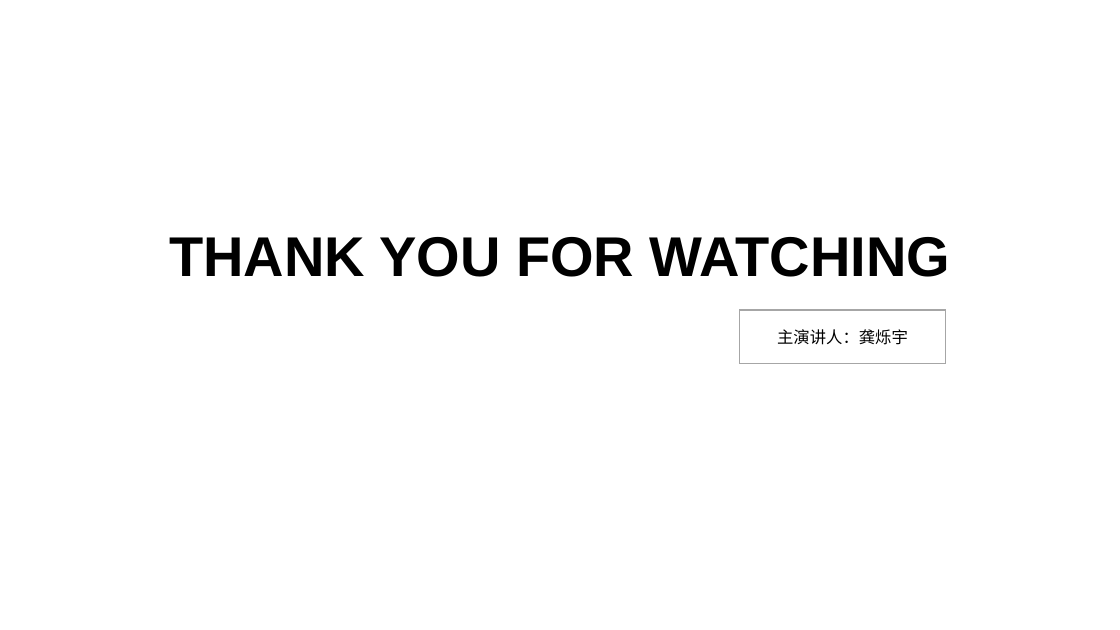
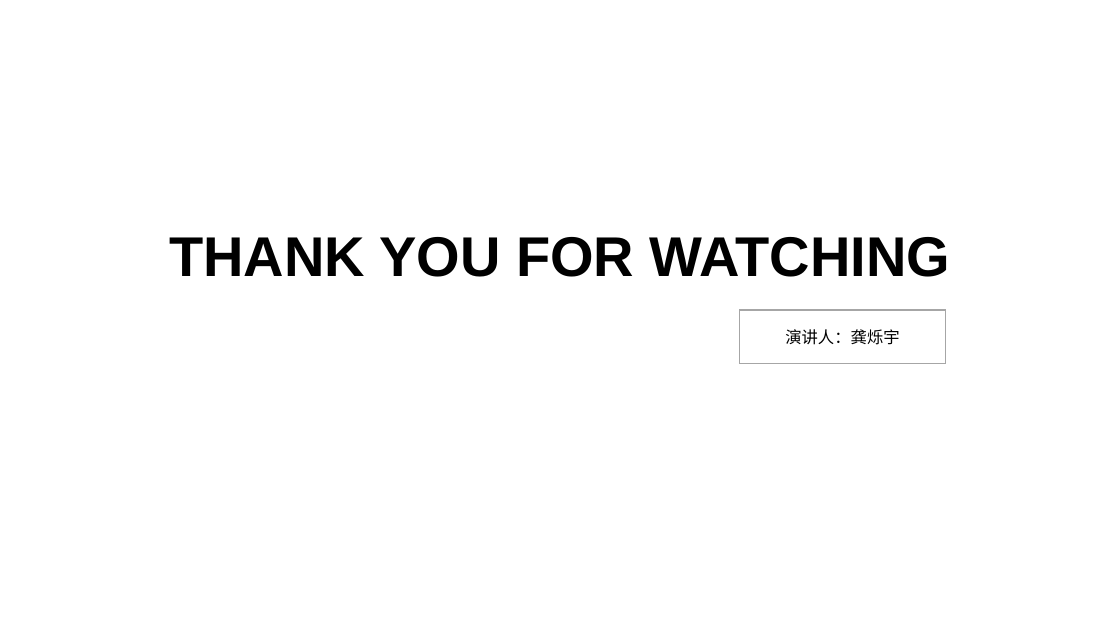
Before and after one commit to ShuoyuGong/Tool, a slide deck: slide 16 of Everything（TOOLS）.pptx. Drawn at 1120x630 pixels with LibreOffice and Linux fonts; fonts in the diff are those of the drawing; background and template pictures are left out. Boxes give left, top, right and bottom in pixels: in the first picture for what was removed or moved away, otherwise in the second. Text is boxed around its words. In the diff, an @@ line names an element or a change of style, - is before the commit and + after.

```diff
--- a/Everything（TOOLS）.pptx
+++ b/Everything（TOOLS）.pptx
@@ text in rectangle at (x1=785, y1=329, x2=899, y2=345): text changed @@
-主演讲人：龚烁宇
+演讲人：龚烁宇
```
Also in this commit, not shown: 4 other slides changed, 37 other files.
